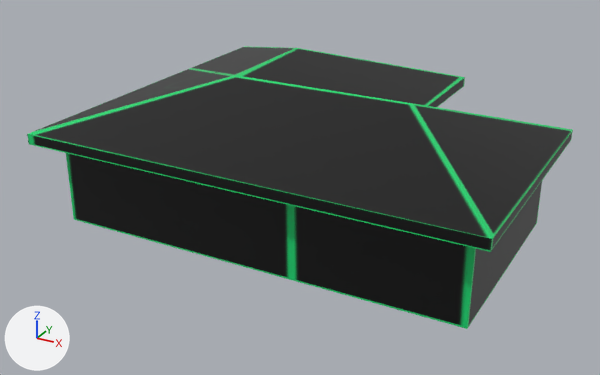
Renders of the glTF model src/resources/models/House.glb from each side of a commit.
Camera for both pictures: a 50 mm lens placed at (10.14, -19.03, 10.35), pointed at (-0.57, 0.44, 0.61). Lighting does not change. The marker at lower left points along +X, +Y and +Z. Where no turn or scale is listed for an object, it has been applied to the vertices.

The scene before the commit, as lines of its bpy script (objects in view):
```python
mat_material = principled_material('Material')
mat_material.texture = img_texture
mat_material.roughness = 0.4
me_cube = bpy.data.meshes.new('Cube')
me_cube.from_pydata(...)  # 33 vertices, 60 faces; spans x -5.86..6.92, y -5.26..5.66, z -1.9..2.07
me_cube.materials.append(mat_material)  # picture img_texture
ob_cube = bpy.data.objects.new('Cube', me_cube)
ob_cube.location = (-0.6, 1.19, 1.88)
```
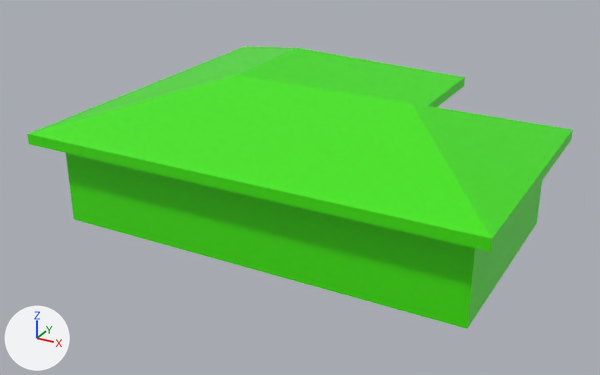
Pixel boxes (x1, y1, x2, y2) of what changed, in the pictures (600 x 375 px):
'Cube', surface changed (black to green)
    both: (27, 46, 573, 329)

The change in detail:
In material 'Material' (mat_material), texture is no longer img_texture.
In material 'Material' (mat_material), base_color is now set to (0.054, 0.8, 0.0), green #42e700.
